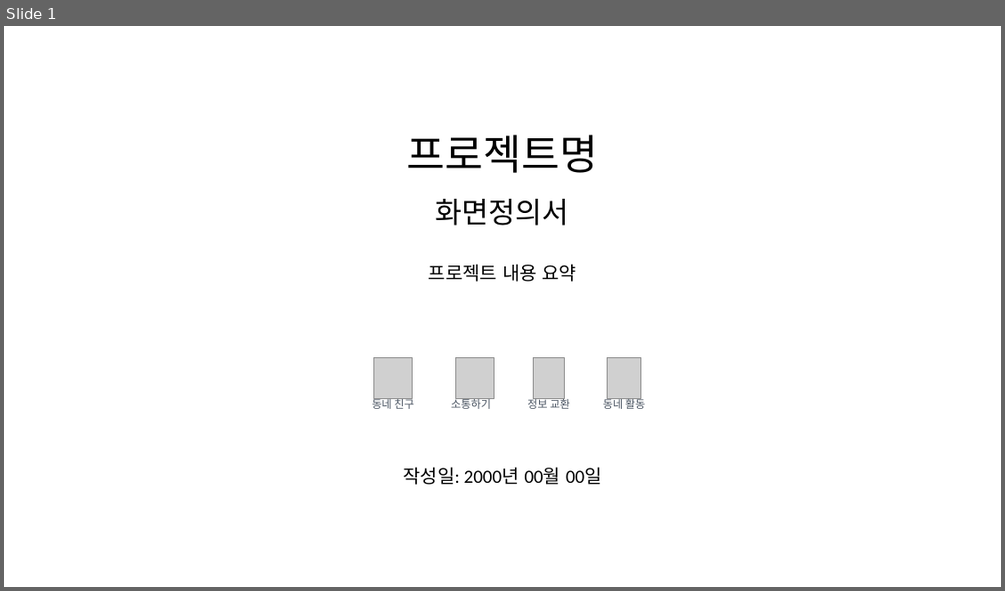
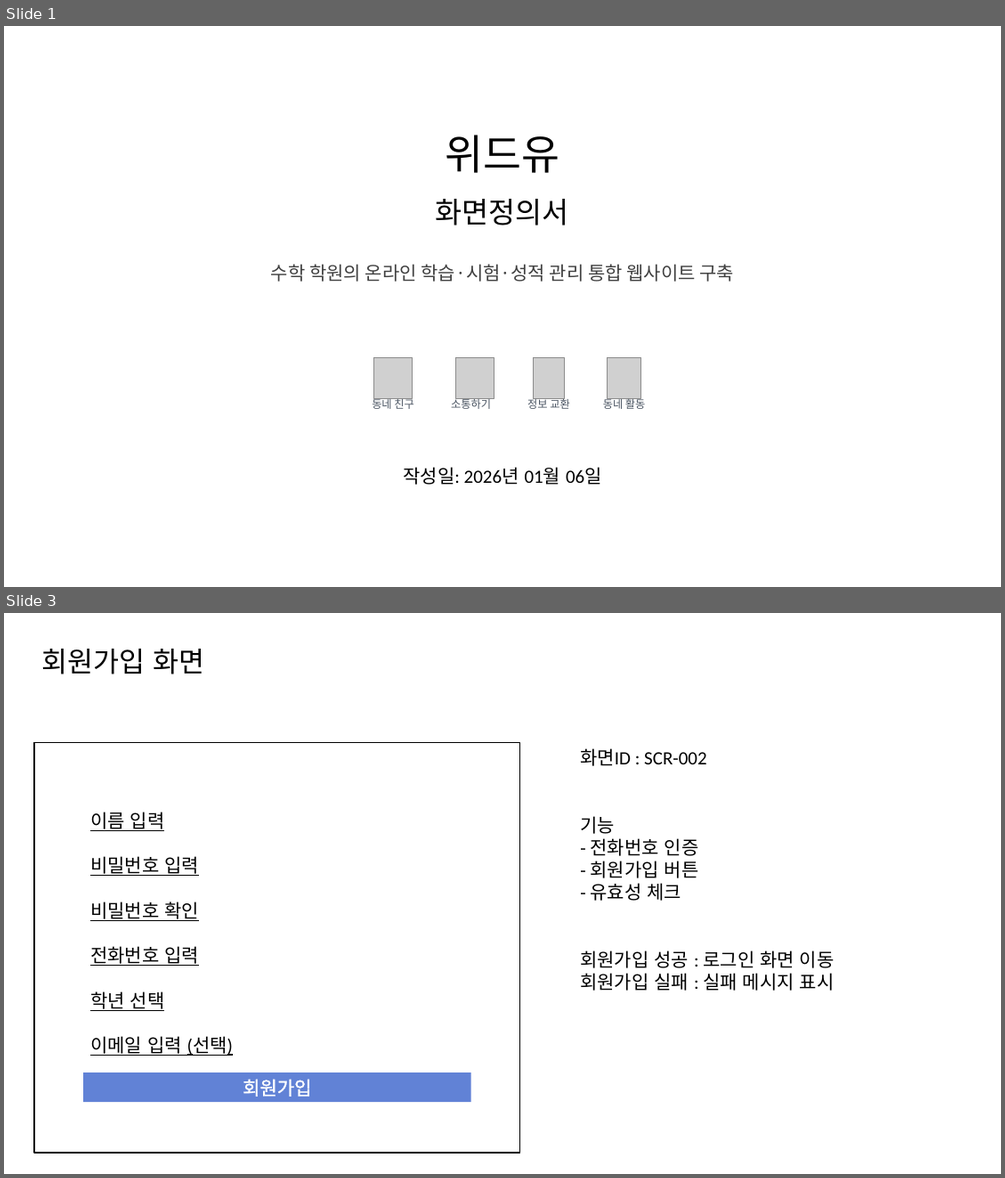
Before and after one commit to wjdgkr3386/withyou, a slide deck: docs/4_화면정의서/화면정의서.pptx. Shown one above the other, each under a label of ours: slide 1 before the commit, slides 1 and 3 after it; the slides between them are not shown. The pictures are 1005x591 and 1005x1178 pixels, drawn with LibreOffice and Linux fonts; fonts in the diff are those of the drawing; grey boxes stand for pictures. Boxes give left, top, right and bottom in pixels: in the first picture for what was removed or moved away, otherwise in the second. Text is boxed around its words. In the diff, an @@ line names an element or a change of style, - is before the commit and + after.

Commit message:
화면정의서 중간커밋

```diff
--- a/docs/4_화면정의서/화면정의서.pptx
+++ b/docs/4_화면정의서/화면정의서.pptx
@@ slide 3 added at box(4, 613, 1001, 1174), background #FFFFFF @@
@@ text added at box(41, 649, 204, 674), 27 pt, text #000000 @@
+회원가입 화면
@@ rectangle added at box(34, 742, 520, 1153), fill #FFFFFF, outline #000000 1.5 pt @@
@@ text added at box(580, 748, 834, 990), 18 pt, text #000000 @@
+화면ID : SCR-002
+기능
+- 전화번호 인증
+- 회원가입 버튼
+- 유효성 체크
+회원가입 성공 : 로그인 화면 이동
+회원가입 실패 : 실패 메시지 표시
@@ text added at box(90, 811, 233, 1055), 18 pt, text #000000, underline @@
+이름 입력
+비밀번호 입력
+비밀번호 확인
+전화번호 입력
+학년 선택
+이메일 입력 (선택)
@@ rectangle added at box(83, 1072, 470, 1102), fill #6182D6, 18 pt, text #FFFFFF @@
+회원가입
@@ slide 1 changed as well @@
@@ text at box(445, 135, 560, 173): text changed @@
-프로젝트명
+위드유
@@ text at box(271, 264, 734, 281): text changed; font Calibri to Noto Sans CJK KR; text colour #000000 to #404040 @@
-프로젝트 내용 요약
+수학 학원의 온라인 학습·시험·성적 관리 통합 웹사이트 구축
@@ text at box(403, 467, 602, 484): text changed @@
-작성일: 2000년 00월 00일
+작성일: 2026년 01월 06일
```
Also in this commit, not shown: 7 other slides added, 1 slide removed.
